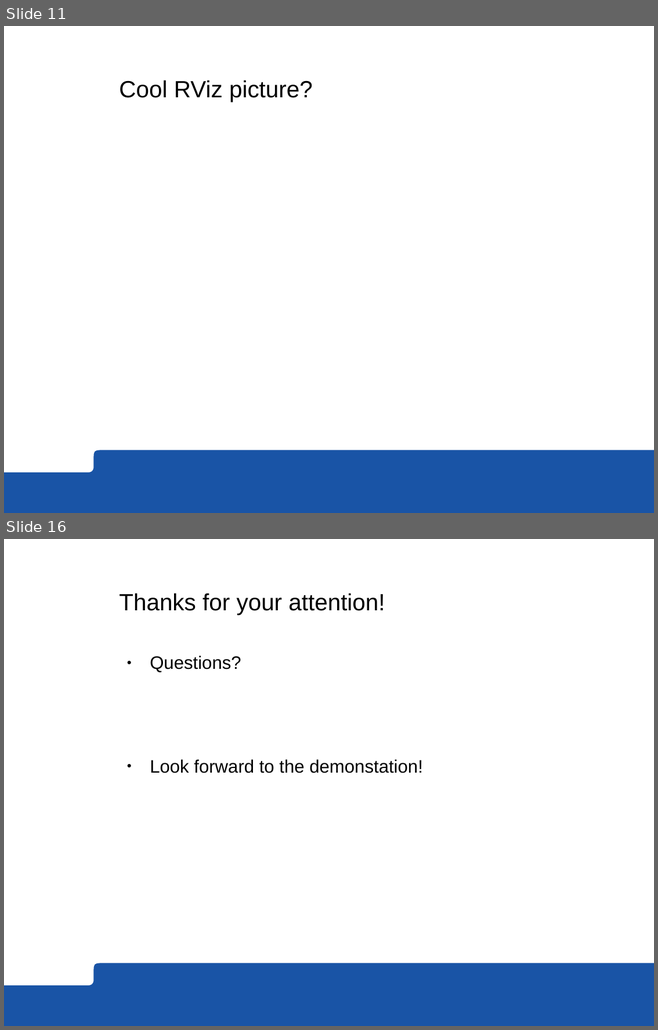
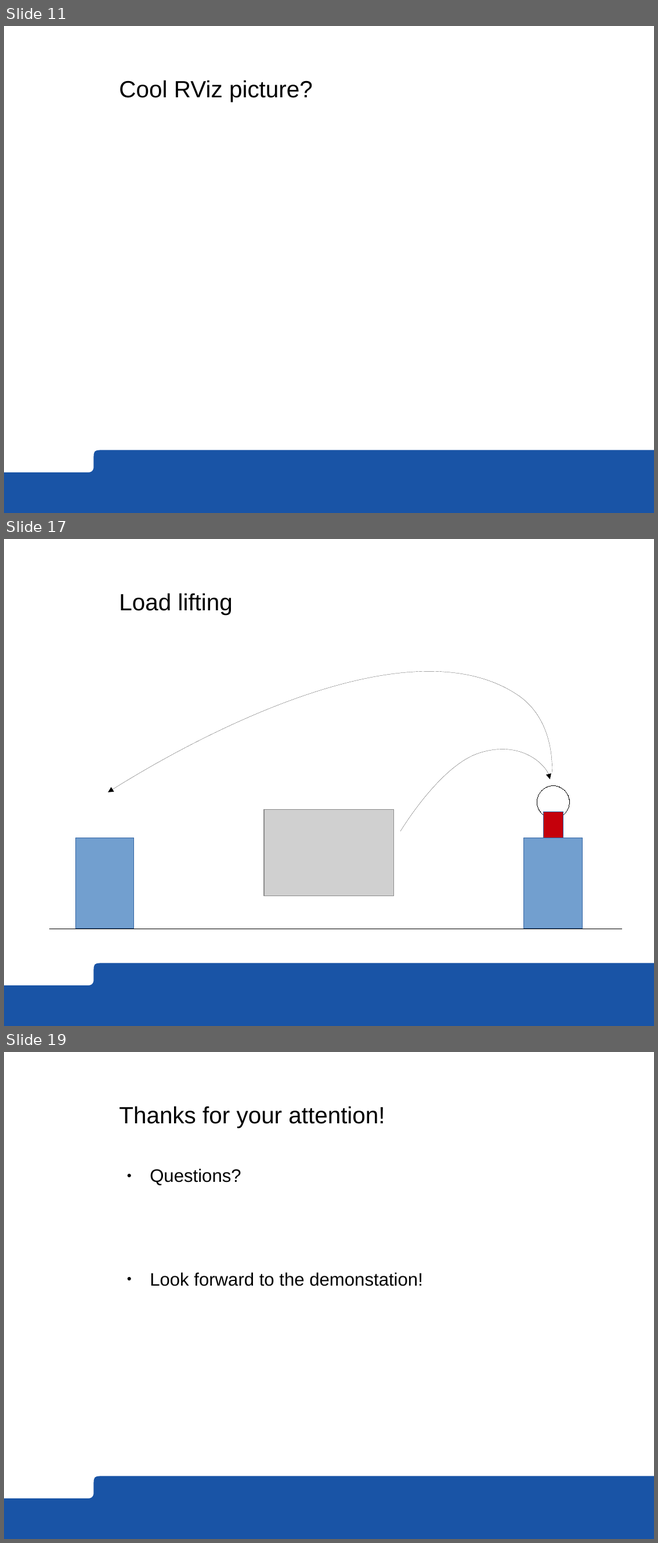
Before and after one commit to roussePaul/kampala, a slide deck: presentation/presentation.odp. Shown one above the other, each under a label of ours: slides 11 and 16 before the commit, slides 11, 17 and 19 after it; the slides between them are not shown. The pictures are 658x1030 and 658x1543 pixels, drawn with LibreOffice and Linux fonts; fonts in the diff are those of the drawing; grey boxes stand for pictures; background and template pictures are left out. Boxes give left, top, right and bottom in pixels: in the first picture for what was removed or moved away, otherwise in the second. Text is boxed around its words. In the diff, an @@ line names an element or a change of style, - is before the commit and + after.

```diff
--- a/presentation/presentation.odp
+++ b/presentation/presentation.odp
@@ slide 17 added at box(4, 539, 654, 1026), background #FFFFFF; not listed: 1 template element that a slide beside it also shows @@
@@ title added at box(119, 593, 233, 615), 26 pt, text #000000 @@
+Load lifting
@@ freeform shape added at box(108, 673, 552, 792), outline #000000 0 pt @@
@@ freeform shape added at box(400, 750, 550, 831), outline #000000 0 pt @@
@@ ellipse added at box(536, 786, 569, 819), outline #000000 0 pt @@
@@ picture added at box(264, 810, 394, 896) @@
@@ rectangle added at box(543, 812, 563, 838), fill #C5000B, outline #3465A4 0 pt @@
@@ rectangle added at box(75, 838, 134, 929), fill #729FCF, outline #3465A4 0 pt @@
@@ rectangle added at box(524, 838, 582, 929), fill #729FCF, outline #3465A4 0 pt @@
@@ line added from (621, 929) to (49, 929), #000000 0 pt @@
@@ what was slide 16 is now slide 19 @@
```
Also in this commit, not shown: 4 slides changed, 2 other slides added.
